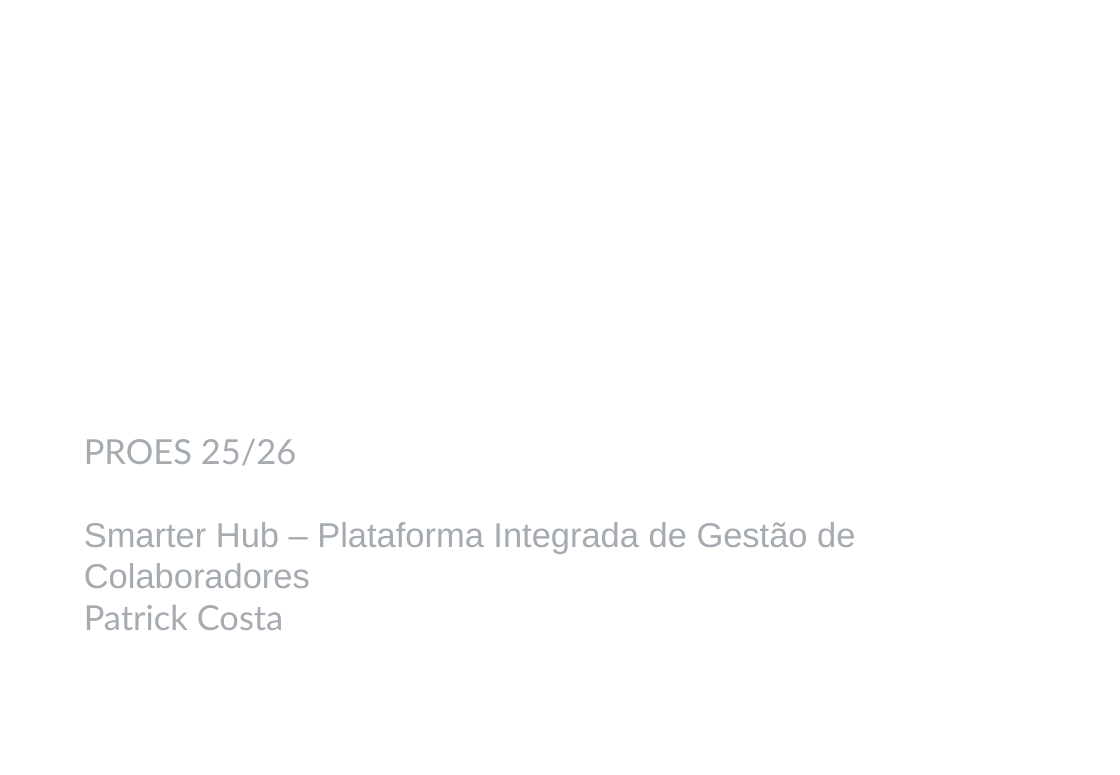
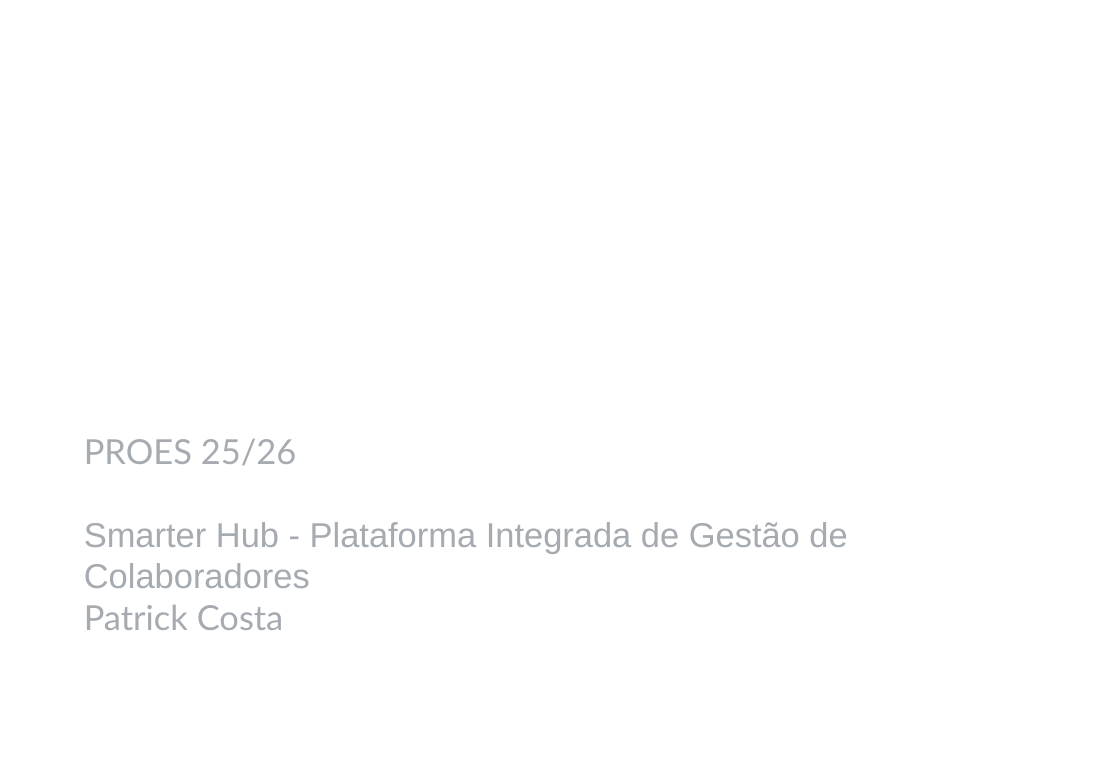
Before and after one commit to PatrickCosta1/Smarter_Hub, a slide deck: slide 1 of docs/PC2/PROES_PC2_2025_2026.pptx. Drawn at 1120x775 pixels with LibreOffice and Linux fonts; fonts in the diff are those of the drawing; background and template pictures are left out. Boxes give left, top, right and bottom in pixels: in the first picture for what was removed or moved away, otherwise in the second. Text is boxed around its words. In the diff, an @@ line names an element or a change of style, - is before the commit and + after.

```diff
--- a/docs/PC2/PROES_PC2_2025_2026.pptx
+++ b/docs/PC2/PROES_PC2_2025_2026.pptx
@@ text at [84, 522, 847, 588]: text changed @@
-Smarter Hub – Plataforma Integrada de Gestão de Colaboradores
+Smarter Hub - Plataforma Integrada de Gestão de Colaboradores
```
Also in this commit, not shown: 7 other slides changed, 3 slides added, 32 other files.
